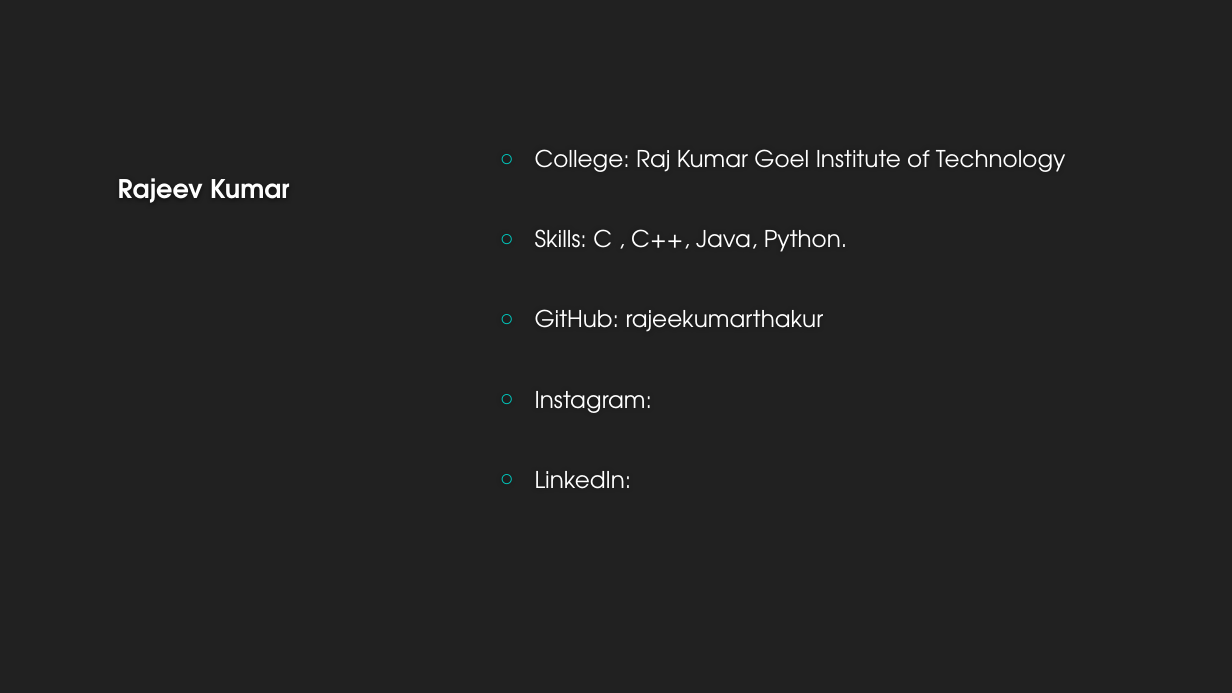
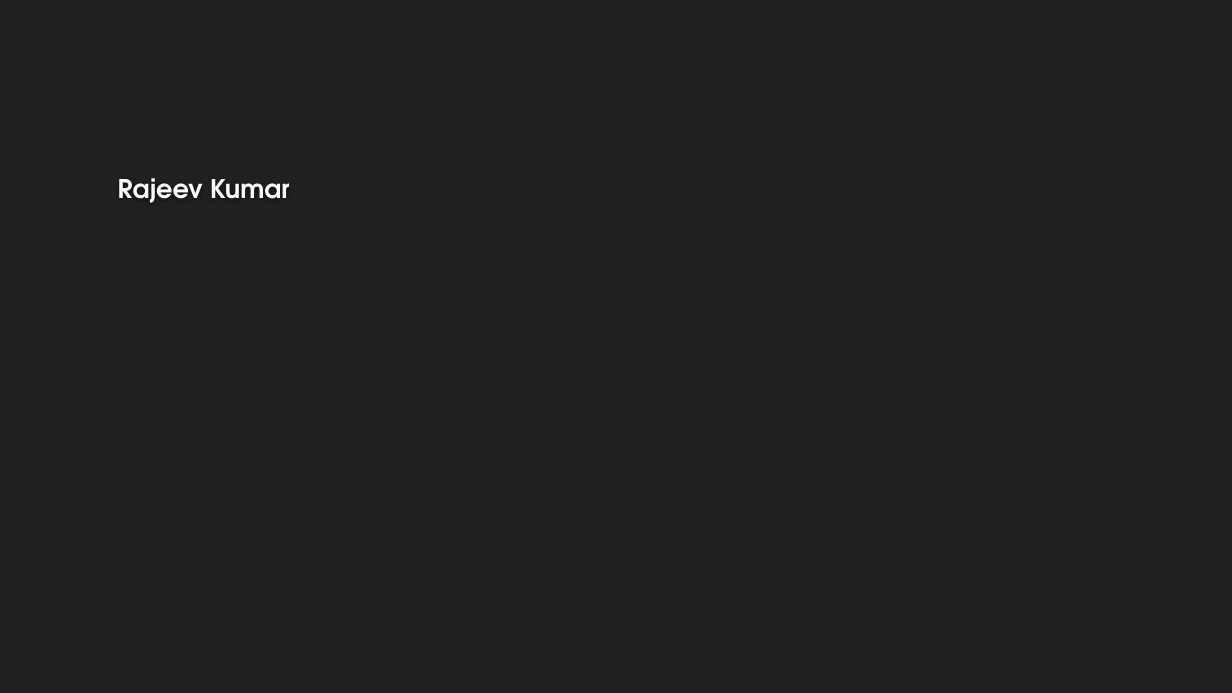
Before and after one commit to amitgit0304/CodeCrafters1, a slide deck: slide 8 of Presentation/Presentation.pptx. Drawn at 1232x693 pixels with LibreOffice and Linux fonts; fonts in the diff are those of the drawing; background and template pictures are left out. Boxes give left, top, right and bottom in pixels: in the first picture for what was removed or moved away, otherwise in the second. Text is boxed around its words. In the diff, an @@ line names an element or a change of style, - is before the commit and + after.

```diff
--- a/Presentation/Presentation.pptx
+++ b/Presentation/Presentation.pptx
@@ text removed at (x1=535, y1=149, x2=1066, y2=489) @@
-○ College: Raj Kumar Goel Institute of Technology
-○ Skills: C , C++, Java, Python.
-○ GitHub: rajeekumarthakur
-○ Instagram:
-○ LinkedIn:
```
Also in this commit, not shown: 5 other slides changed.
